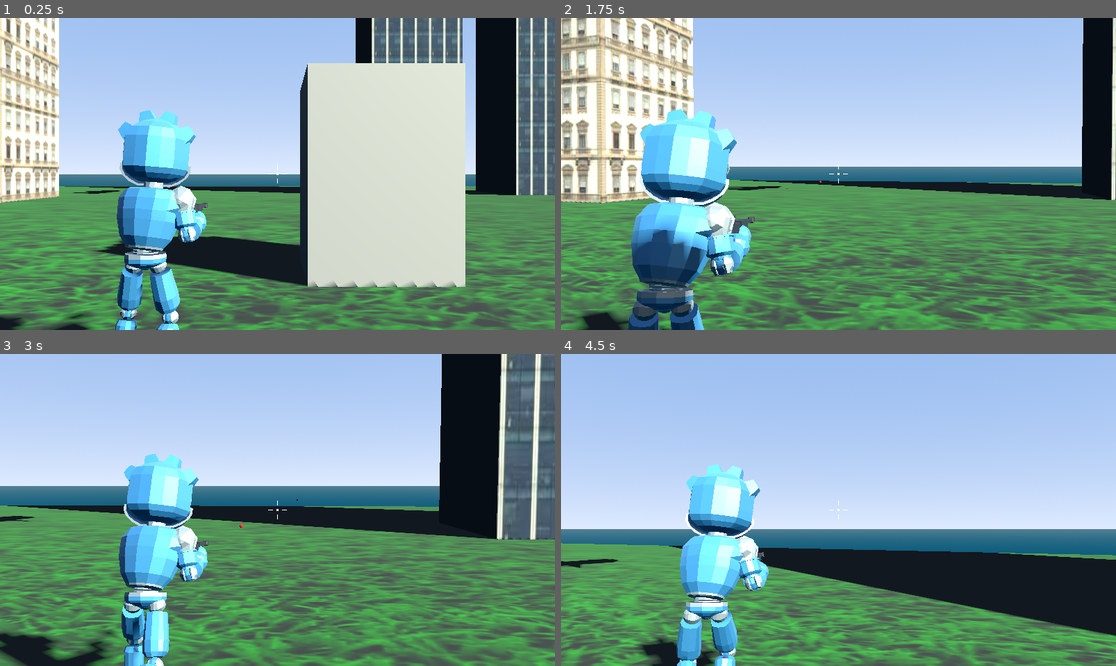
Above: before the commit, frames 1-4 (two rows, left to right).
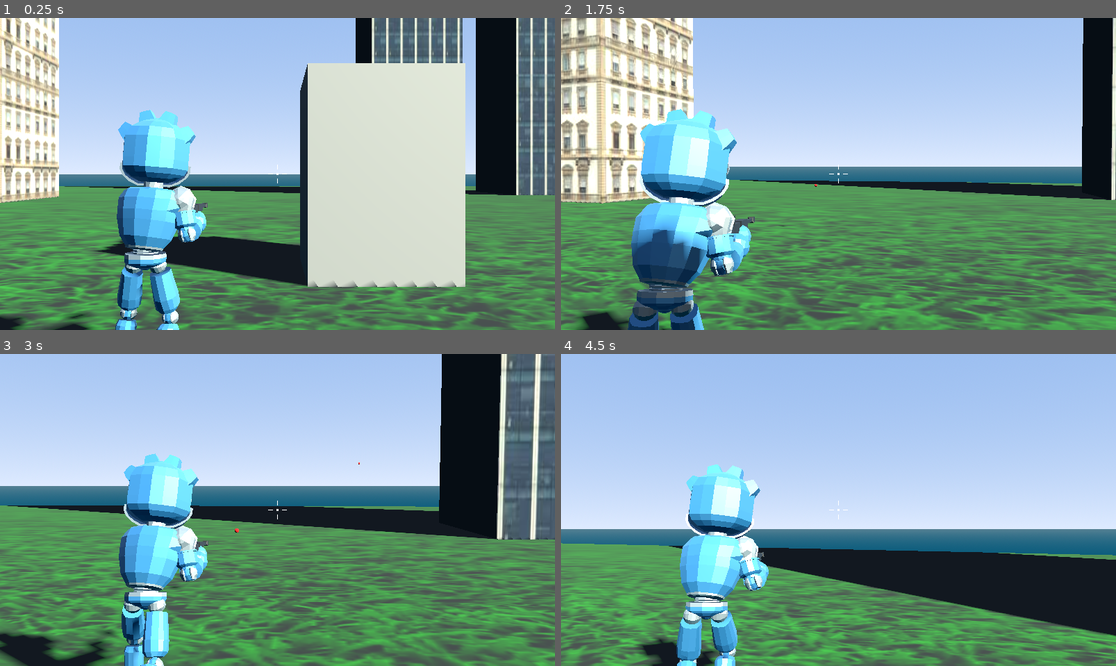
Above: after the commit, the same moments.

Repository: bfrancisco/third-person-shooter
Game: Godot game, scene res://main.tscn
The game is run twice, just before and just after one commit, with the same random seed, the same clock (stepped at 60 frames per second) and the same inputs.
Inputs (mouse positions are in pixels of both pictures, inside the frame that each line leads up to):
- Up to frame 1 (0.25 s): no input
- Up to frame 2 (1.75 s): move the mouse to (866, 174) at 0.52 s; hold W (forward) from 0.53 s (still down); click (866, 174) at 0.6 s; move the mouse to (810, 174) at 1.27 s; click (810, 174) at 1.35 s
- Up to frame 3 (3 s): keep holding W (forward); move the mouse to (288, 503) at 2.02 s; hold Shift (sprint) 2.03-2.78 s; click (288, 503) at 2.3 s; move the mouse to (271, 516) at 2.77 s; click (271, 516) at 2.85 s
- Up to frame 4 (4.5 s): keep holding W (forward); move the mouse to (877, 513) at 3.52 s; click (877, 513) at 3.6 s; move the mouse to (794, 506) at 4.27 s; tap Shift (sprint) at 4.35 s

The runs differ from the first frame. In frame 1, less than 0.1% of the frame differs, in the area x 13-22%, y 55-57%; in frame 2, less than 0.1%; in frame 3, 0.1%; in frame 4, 0.2%, in the area x 0-11%, y 65-69%.

Commit message:
fixed shooting problem, added particles upon impact

Diff:
--- /dev/null
+++ b/destroyexplosion.gd
@@ -0,0 +1,13 @@
+extends Node3D
+@onready var destroyexplosion: GPUParticles3D = $GPUParticles3D
+
+
+func _ready() -> void:
+	destroyexplosion.emitting = true
+
+func _process(delta: float) -> void:
+	pass
+
+
+func _on_gpu_particles_3d_finished() -> void:
+	queue_free()
--- /dev/null
+++ b/destroyexplosion.tscn
@@ -0,0 +1,41 @@
+[gd_scene load_steps=7 format=3 uid="uid://meoamkh73c7k"]
+
+[ext_resource type="Script" path="res://destroyexplosion.gd" id="1_iv23t"]
+
+[sub_resource type="Curve" id="Curve_nha8x"]
+_data = [Vector2(0, 1), 0.0, 0.0, 0, 0, Vector2(0.666667, 1), 0.0, 0.0, 0, 0, Vector2(1, 0), 0.0, 0.0, 0, 0]
+point_count = 3
+
+[sub_resource type="CurveTexture" id="CurveTexture_e7gmu"]
+curve = SubResource("Curve_nha8x")
+
+[sub_resource type="ParticleProcessMaterial" id="ParticleProcessMaterial_w5til"]
+particle_flag_align_y = true
+spread = 180.0
+initial_velocity_min = 3.0
+initial_velocity_max = 4.0
+scale_curve = SubResource("CurveTexture_e7gmu")
+
+[sub_resource type="StandardMaterial3D" id="StandardMaterial3D_3d3d2"]
+albedo_color = Color(0.956068, 0.265372, 7.70092e-07, 1)
+emission_enabled = true
+emission = Color(1, 0.469893, 0.151851, 1)
+
+[sub_resource type="CylinderMesh" id="CylinderMesh_6jd38"]
+material = SubResource("StandardMaterial3D_3d3d2")
+top_radius = 0.1
+bottom_radius = 0.0
+height = 0.5
+
+[node name="destroyexplosion" type="Node3D"]
+script = ExtResource("1_iv23t")
+
+[node name="GPUParticles3D" type="GPUParticles3D" parent="."]
+emitting = false
+amount = 24
+lifetime = 0.5
+one_shot = true
+explosiveness = 1.0
+fixed_fps = 60
+process_material = SubResource("ParticleProcessMaterial_w5til")
+draw_pass_1 = SubResource("CylinderMesh_6jd38")
--- /dev/null
+++ b/explosion.gd
@@ -0,0 +1,13 @@
+extends Node3D
+@onready var explosion: GPUParticles3D = $GPUParticles3D
+
+
+func _ready() -> void:
+	explosion.emitting = true
+
+func _process(delta: float) -> void:
+	pass
+
+
+func _on_gpu_particles_3d_finished() -> void:
+	queue_free()
--- /dev/null
+++ b/explosion.tscn
@@ -0,0 +1,42 @@
+[gd_scene load_steps=7 format=3 uid="uid://bawc4dswkpxgo"]
+
+[ext_resource type="Script" path="res://explosion.gd" id="1_d564n"]
+
+[sub_resource type="Curve" id="Curve_h56b8"]
+_data = [Vector2(0, 1), 0.0, 0.0, 0, 0, Vector2(0.666667, 1), 0.0, 0.0, 0, 0, Vector2(1, 0), 0.0, 0.0, 0, 0]
+point_count = 3
+
+[sub_resource type="CurveTexture" id="CurveTexture_ng51x"]
+curve = SubResource("Curve_h56b8")
+
+[sub_resource type="ParticleProcessMaterial" id="ParticleProcessMaterial_43gss"]
+particle_flag_align_y = true
+spread = 180.0
+initial_velocity_min = 3.0
+initial_velocity_max = 4.0
+scale_curve = SubResource("CurveTexture_ng51x")
+
+[sub_resource type="StandardMaterial3D" id="StandardMaterial3D_bmlx4"]
+albedo_color = Color(0.956068, 0.265372, 7.70092e-07, 1)
+emission_enabled = true
+emission = Color(1, 0.469893, 0.151851, 1)
+
+[sub_resource type="CylinderMesh" id="CylinderMesh_jupuq"]
+material = SubResource("StandardMaterial3D_bmlx4")
+top_radius = 0.1
+bottom_radius = 0.0
+height = 0.5
+
+[node name="Explosion" type="Node3D"]
+script = ExtResource("1_d564n")
+
+[node name="GPUParticles3D" type="GPUParticles3D" parent="."]
+emitting = false
+lifetime = 0.5
+one_shot = true
+explosiveness = 1.0
+fixed_fps = 60
+process_material = SubResource("ParticleProcessMaterial_43gss")
+draw_pass_1 = SubResource("CylinderMesh_jupuq")
+
+[connection signal="finished" from="GPUParticles3D" to="." method="_on_gpu_particles_3d_finished"]
--- a/main.tscn
+++ b/main.tscn
@@ -11,3 +11,7 @@
 transform = Transform3D(1, 0, 0, 0, 1, 0, 0, 0, 1, 0, 0.776, 0)
 cam_rotate_min = -30.0
 cam_rotate_max = 30.0
+
+[node name="BulletGroup" type="Node3D" parent="." groups=["BulletGroup"]]
+
+[node name="ExplosionGroup" type="Node3D" parent="." groups=["ExplosionGroup"]]
--- a/map.tscn
+++ b/map.tscn
@@ -83,12 +83,10 @@
 transform = Transform3D(3.28, 0, 0, 0, 5.46149, 0, 0, 0, 3.28, -3.6258, 1.971, 6.40671)
 
 [node name="MeshInstance3D" type="MeshInstance3D" parent="Objects/Cube 1"]
-transform = Transform3D(1, 0, 0, 0, 1, 0, 0, 0, 1, 0, 0, 0)
 mesh = SubResource("BoxMesh_tru0r")
 skeleton = NodePath("../../..")
 
 [node name="CollisionShape3D" type="CollisionShape3D" parent="Objects/Cube 1"]
-transform = Transform3D(1, 0, 0, 0, 1, 0, 0, 0, 1, 0, 0, 0)
 shape = SubResource("BoxShape3D_prym7")
 
 [node name="Capsule 1" type="StaticBody3D" parent="Objects"]
@@ -137,6 +135,7 @@
 
 [node name="Plane" type="CSGCombiner3D" parent="Objects"]
 transform = Transform3D(1, 0, 0, 0, 1, 0, 0, 0, 1, -16.3536, 27.1399, 27.9701)
+visible = false
 use_collision = true
 collision_mask = 9
 
--- a/player.gd
+++ b/player.gd
@@ -47,7 +47,7 @@
 	if event is InputEventMouseMotion:
 		camrot_h += -event.relative.x * camera_sensitivity
 		camrot_v = clamp(camrot_v + event.relative.y * camera_sensitivity, cam_rotate_min, cam_rotate_max)
-		print(cam_ray.get_collision_point())
+		#print(cam_ray.get_collision_point())
 
 func _physics_process(delta: float) -> void:
 	# Camera rotation + player rotation sync
--- a/project.godot
+++ b/project.godot
@@ -18,6 +18,11 @@
 [dotnet]
 
 project/assembly_name="TPS"
+
+[global_group]
+
+BulletGroup=""
+ExplosionGroup=""
 
 [input]
 
--- a/projectile.gd
+++ b/projectile.gd
@@ -1,5 +1,7 @@
 extends CharacterBody3D
 
+@onready var explosion: PackedScene = load("res://explosion.tscn")
+@onready var explosiongroup: Node3D = get_tree().get_first_node_in_group("ExplosionGroup")
 @export var SPEED = 50
 var target_position: Vector3 = Vector3.ZERO
 var direction: Basis = Basis.IDENTITY
@@ -12,4 +14,10 @@
 
 func _on_area_3d_body_shape_entered(body_rid: RID, body: Node3D, body_shape_index: int, local_shape_index: int) -> void:
 	print('collided with ', body.name)
+	spawn_explosion()
 	queue_free()
+
+func spawn_explosion() -> void:
+	var explosion_scene = explosion.instantiate()
+	explosion_scene.position = position
+	explosiongroup.add_child(explosion_scene)
--- a/rifle.gd
+++ b/rifle.gd
@@ -2,13 +2,16 @@
 
 @onready var projectile: PackedScene = load("res://projectile.tscn")
 var target_pos: Vector3 = Vector3.ZERO
+@onready var bulletgroup: Node3D = get_tree().get_first_node_in_group("BulletGroup")
 
 func _ready() -> void:
 	pass
 
 func _process(delta: float) -> void:
 	if Input.is_action_just_pressed("shoot"):
+		print(position)
 		var bullet = projectile.instantiate()
+		bullet.position = global_position
 		bullet.target_position = target_pos
 		bullet.direction = global_basis
-		add_child(bullet)
+		bulletgroup.add_child(bullet)
